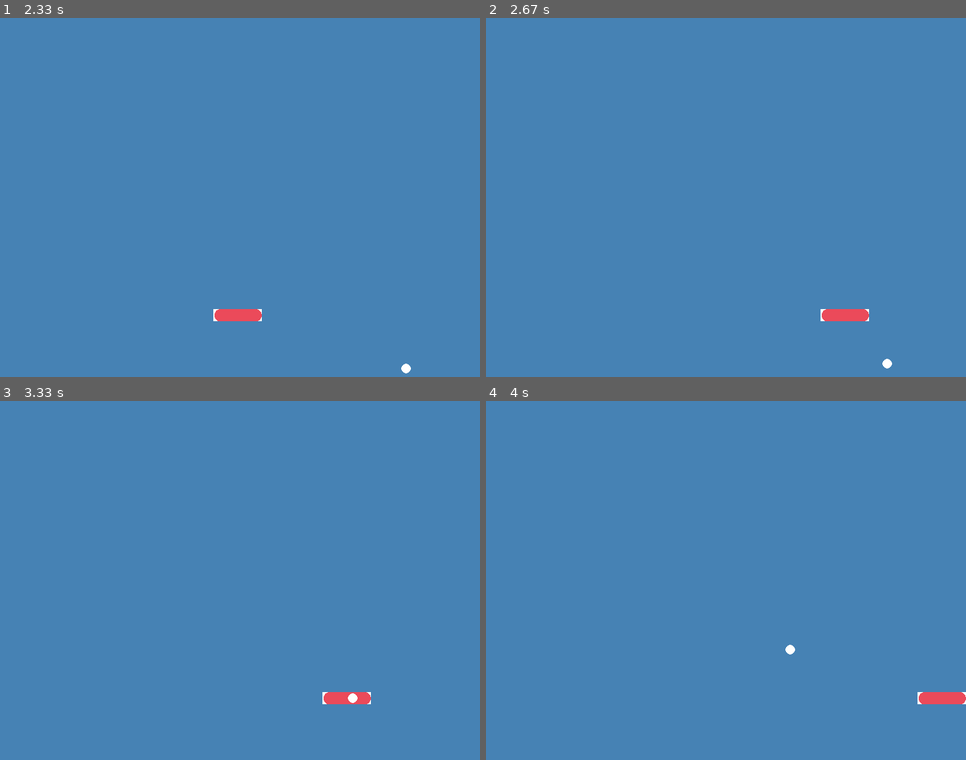
Above: before the commit, frames 1-4 (two rows, left to right).
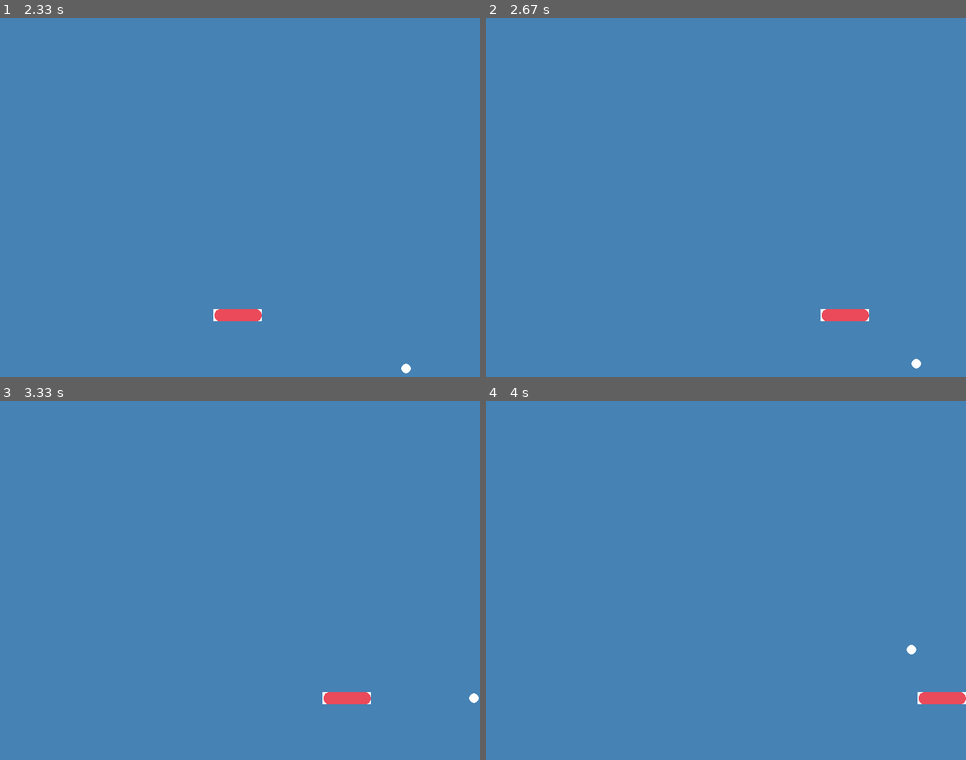
Above: after the commit, the same moments.

Repository: nasif92/Projects
Game: pygame game, started from Pygame_Projects/DEball.py
The game is run twice, just before and just after one commit, with the same random seed, the same clock (stepped at 60 frames per second) and the same inputs.
Inputs:
- Up to frame 1 (2.33 s): hold Right 0.33-0.8 s; hold Right 0.83-1.3 s; hold Left 1.33-1.87 s; hold Left 1.9-2.3 s
- Up to frame 2 (2.67 s): hold Right from 2.33 s (still down)
- Up to frame 3 (3.33 s): release Right at 2.97 s; hold Left from 3 s (still down)
- Up to frame 4 (4 s): release Left at 3.47 s; hold Right 3.5-3.97 s

Frame 1 is identical in both runs. In frame 2, less than 0.1% of the frame differs, in the area x 82-91%, y 94-98%; in frame 3, less than 0.1%; in frame 4, less than 0.1%.

Commit message:
bounce fixed

Diff:
--- a/Pygame_Projects/DEball.py
+++ b/Pygame_Projects/DEball.py
@@ -46,7 +46,7 @@
       self.color = color
       self.pos = [round(display_width/2),round(display_height/2)]
       self.radius = radius
-      self.speed = speed
+      self.speed = [speed, speed]
 
    def draw(self):
       pygame.draw.circle(self.surface, self.color,self.pos,self.radius)
@@ -58,12 +58,11 @@
    def move(self):
       size = [display_width,display_height]
       for coord in range(0,2):
-         self.pos[coord] = (self.pos[coord] + self.speed)
-         print(self.pos[coord])
+         self.pos[coord] += self.speed[coord]
          if self.pos[coord] < self.radius:
-            self.speed = -self.speed
+            self.speed[coord] = -self.speed[coord]
          if self.pos[coord] + self.radius > size[coord]:
-            self.speed = -self.speed
+            self.speed[coord] = -self.speed[coord]
 
 
 
@@ -101,7 +100,7 @@
       DEBall.move()
 
 
-      pygame.display.update()
+      pygame.display.flip()
       clock.tick(60)
 
    pygame.quit()
